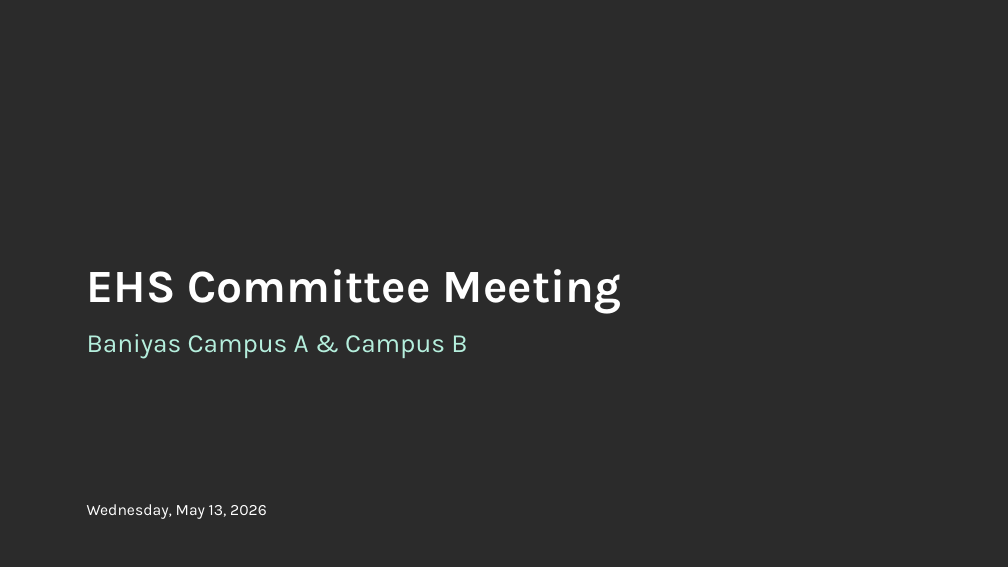
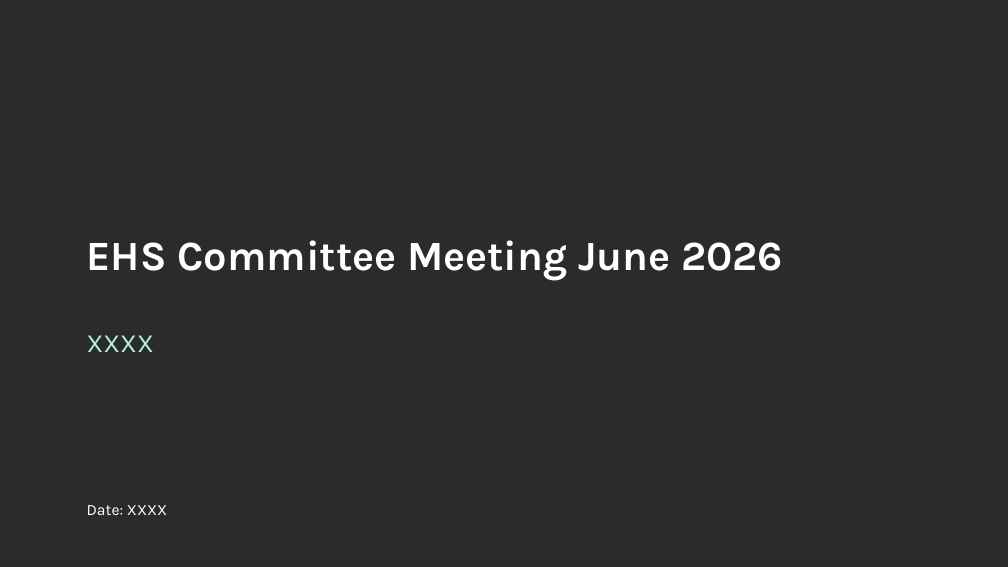
Before and after one commit to josephsismart/hct-cohs-ehs-kpi, a slide deck: slide 1 of templates/template.pptx. Drawn at 1008x567 pixels with LibreOffice and Linux fonts; fonts in the diff are those of the drawing; background and template pictures are left out; a plain dark background stands for a picture behind light text. Boxes give left, top, right and bottom in pixels: in the first picture for what was removed or moved away, otherwise in the second. Text is boxed around its words. In the diff, an @@ line names an element or a change of style, - is before the commit and + after.

```diff
--- a/templates/template.pptx
+++ b/templates/template.pptx
@@ title at box(87, 240, 783, 280): text changed; size 44 to 39.6 pt @@
-EHS Committee Meeting
+EHS Committee Meeting June 2026
@@ subtitle at box(87, 335, 154, 352): text changed @@
-Baniyas Campus A & Campus B
+XXXX
@@ text at box(87, 505, 167, 515): text changed @@
-Wednesday, May 13, 2026
+Date: XXXX
```
Also in this commit, not shown: 9 other slides changed, 12 slides added, 14 slides removed.
